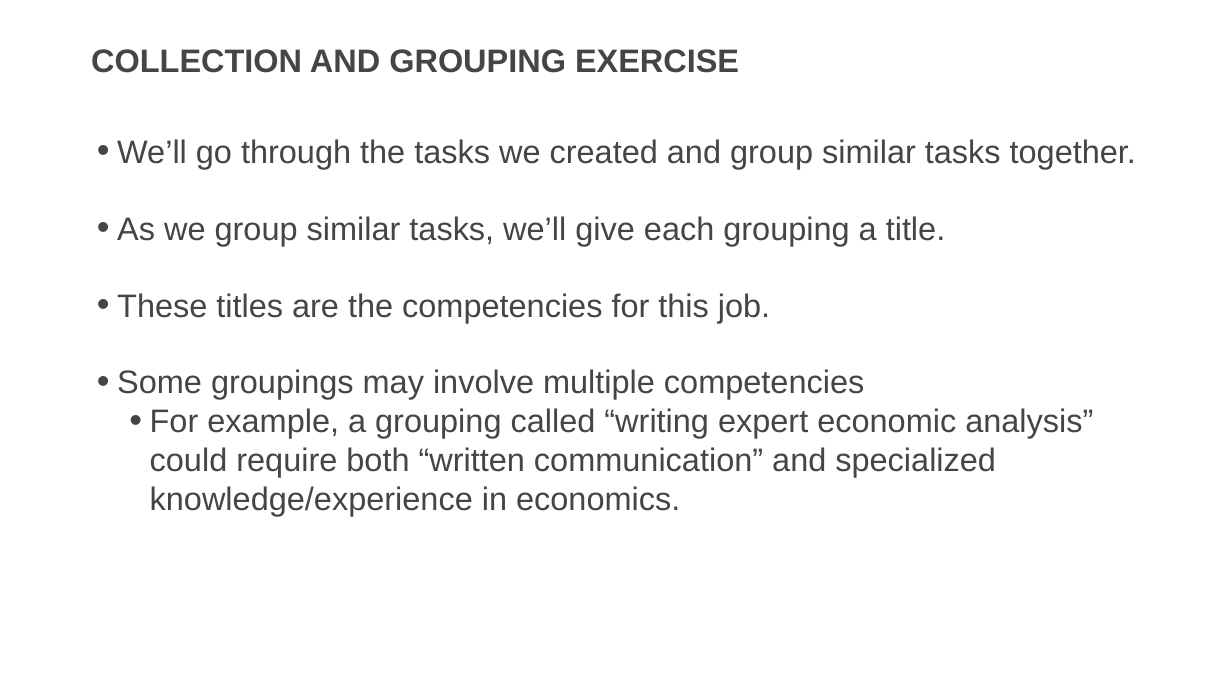
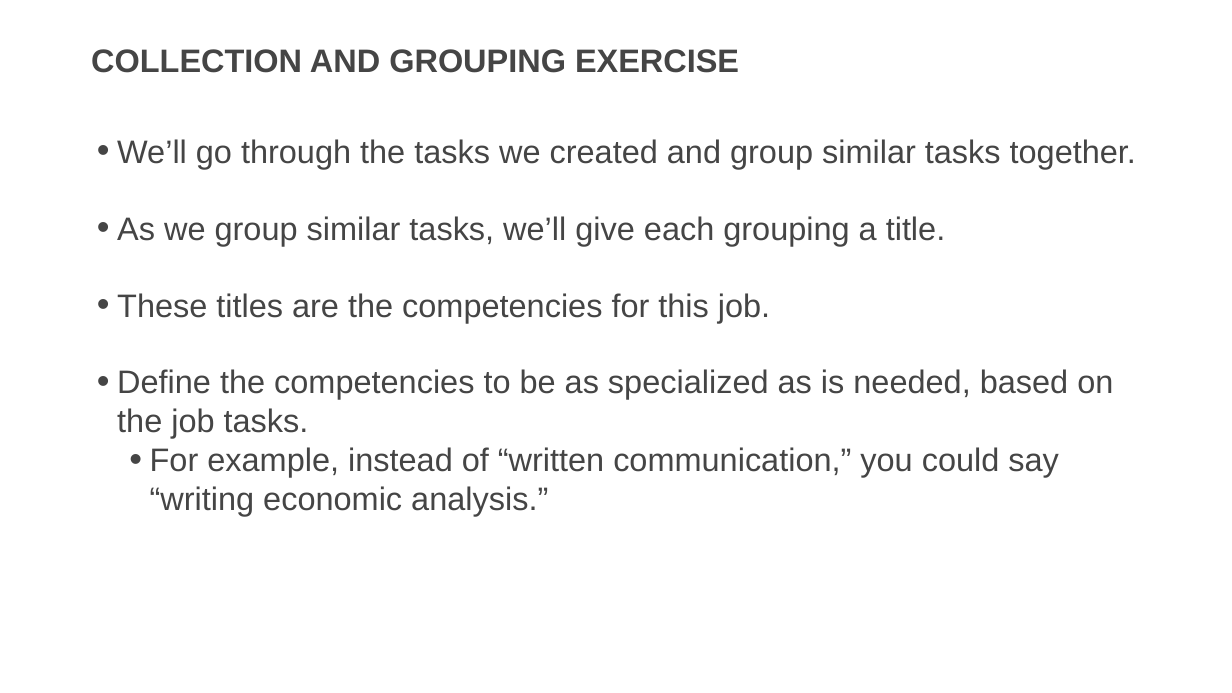
Before and after one commit to usds/SME-QA-Website, a slide deck: slide 10 of toolkit/job-analysis/job-analysis-presentation.pptx (slide 9 before the commit). Drawn at 1232x693 pixels with LibreOffice and Linux fonts; fonts in the diff are those of the drawing. Boxes give left, top, right and bottom in pixels: in the first picture for what was removed or moved away, otherwise in the second. Text is boxed around its words. In the diff, an @@ line names an element or a change of style, - is before the commit and + after.

```diff
--- a/toolkit/job-analysis/job-analysis-presentation.pptx
+++ b/toolkit/job-analysis/job-analysis-presentation.pptx
@@ text at box(117, 369, 1113, 517): text changed @@
-• Some groupings may involve multiple competencies
-  • For example, a grouping called “writing expert economic analysis” could require both “written communication” and specialized knowledge/experience in economics.
+• Define the competencies to be as specialized as is needed, based on the job tasks.
+  • For example, instead of “written communication,” you could say “writing economic analysis.”
```
Also in this commit, not shown: 14 other slides changed, 5 slides added, 1 slide removed, 2 other files.
